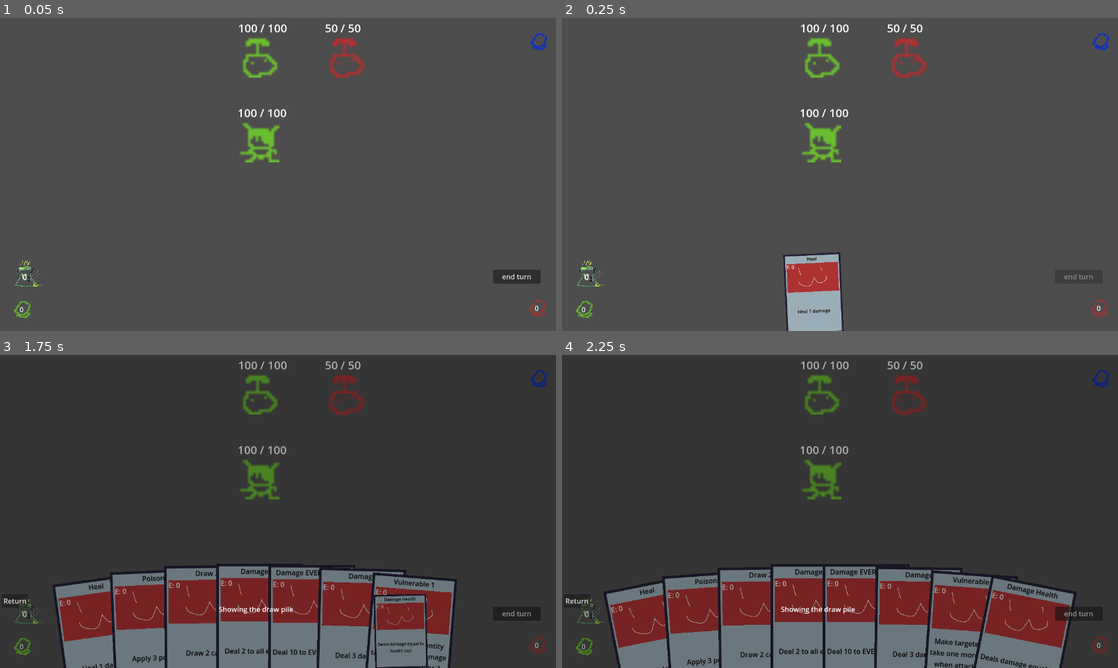
Above: before the commit, frames 1-4 (two rows, left to right).
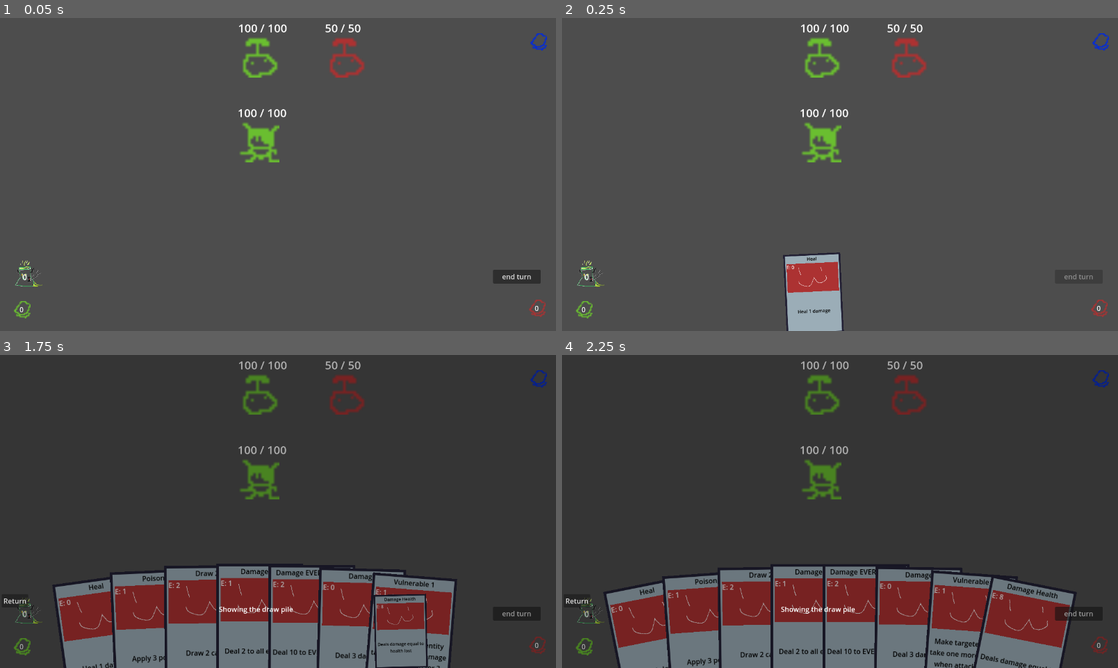
Above: after the commit, the same moments.

Repository: Saplings-Projects/1M_sub
Game: Godot game, scene res://#Scenes/TestingScene.tscn
The game is run twice, just before and just after one commit, with the same random seed, the same clock (stepped at 60 frames per second) and the same inputs.
Inputs (mouse positions are in pixels of both pictures, inside the frame that each line leads up to):
- Up to frame 1 (0.05 s): no input
- Up to frame 2 (0.25 s): no input
- Up to frame 3 (1.75 s): click (255, 624) at 0.52 s; click "0" at 1.25 s
- Up to frame 4 (2.25 s): click "end turn" at 2 s

Frames 1-2 are identical in both runs. In frame 3, less than 0.1% of the frame differs, in the area x 22-70%, y 72-81%; in frame 4, less than 0.1%, in the area x 20-80%, y 72-78%.

Commit message:
Changes the Energy cost related to the cards

Diff:
--- a/Cards/Resource/Card_DamageAll.tres
+++ b/Cards/Resource/Card_DamageAll.tres
@@ -16,7 +16,7 @@
 [resource]
 script = ExtResource("1_j02oq")
 application_type = 1
-energy_cost = 0
+energy_cost = 1
 card_title = "Damage All"
 card_description = "Deal 2 to all enemies"
 card_effects_data = Array[ExtResource("2_ar7ey")]([SubResource("Resource_cwhuj")])
--- a/Cards/Resource/Card_DamageHealth.tres
+++ b/Cards/Resource/Card_DamageHealth.tres
@@ -16,7 +16,7 @@
 [resource]
 script = ExtResource("3_bkc3b")
 application_type = 1
-energy_cost = 0
+energy_cost = 8
 card_title = "Damage Health"
 card_description = "Deals damage equal to health lost"
 card_effects_data = Array[ExtResource("2_v2ps8")]([SubResource("Resource_ggt87")])
--- a/Cards/Resource/Card_Damage_EVERYTHING.tres
+++ b/Cards/Resource/Card_Damage_EVERYTHING.tres
@@ -16,7 +16,7 @@
 [resource]
 script = ExtResource("1_lia0m")
 application_type = 2
-energy_cost = 0
+energy_cost = 2
 card_title = "Damage EVERYTHING"
 card_description = "Deal 10 to EVERYTHING"
 card_effects_data = Array[ExtResource("2_581pa")]([SubResource("Resource_4ktkc")])
--- a/Cards/Resource/Card_DrawCards.tres
+++ b/Cards/Resource/Card_DrawCards.tres
@@ -16,7 +16,7 @@
 [resource]
 script = ExtResource("1_bboy2")
 application_type = 0
-energy_cost = 0
+energy_cost = 2
 card_title = "Draw 2"
 card_description = "Draw 2 cards"
 card_effects_data = Array[ExtResource("2_acoim")]([SubResource("Resource_5ywer")])
--- a/Cards/Resource/Card_Poison.tres
+++ b/Cards/Resource/Card_Poison.tres
@@ -24,7 +24,7 @@
 [resource]
 script = ExtResource("1_u6k7h")
 application_type = 1
-energy_cost = 0
+energy_cost = 1
 card_title = "Poison"
 card_description = "Apply 3 poison"
 card_effects_data = Array[ExtResource("2_omhae")]([SubResource("Resource_bamld")])
--- a/Cards/Resource/Card_Strength.tres
+++ b/Cards/Resource/Card_Strength.tres
@@ -33,7 +33,7 @@
 [resource]
 script = ExtResource("5_e4pqm")
 application_type = 0
-energy_cost = 0
+energy_cost = 3
 card_title = "Strength"
 card_description = "Targeted entity deals one more damage for 2 turns"
 card_effects_data = Array[ExtResource("4_8rg8k")]([SubResource("Resource_ucd6r")])
--- a/Cards/Resource/Card_Vulnerability.tres
+++ b/Cards/Resource/Card_Vulnerability.tres
@@ -33,7 +33,7 @@
 [resource]
 script = ExtResource("5_18b6y")
 application_type = 1
-energy_cost = 0
+energy_cost = 1
 card_title = "Vulnerable 1"
 card_description = "Make targeted entity take one more damage when attacked for 3 turns"
 card_effects_data = Array[ExtResource("4_4xhgl")]([SubResource("Resource_8k1ut")])
--- a/Cards/Resource/Card_Weakness.tres
+++ b/Cards/Resource/Card_Weakness.tres
@@ -33,6 +33,7 @@
 [resource]
 script = ExtResource("5_ksxho")
 application_type = 1
+energy_cost = 2
 card_title = "Weakness"
 card_description = "Targeted entity deals one less damage for 5 turns"
 card_effects_data = Array[ExtResource("4_5u817")]([SubResource("Resource_e1gpi")])
